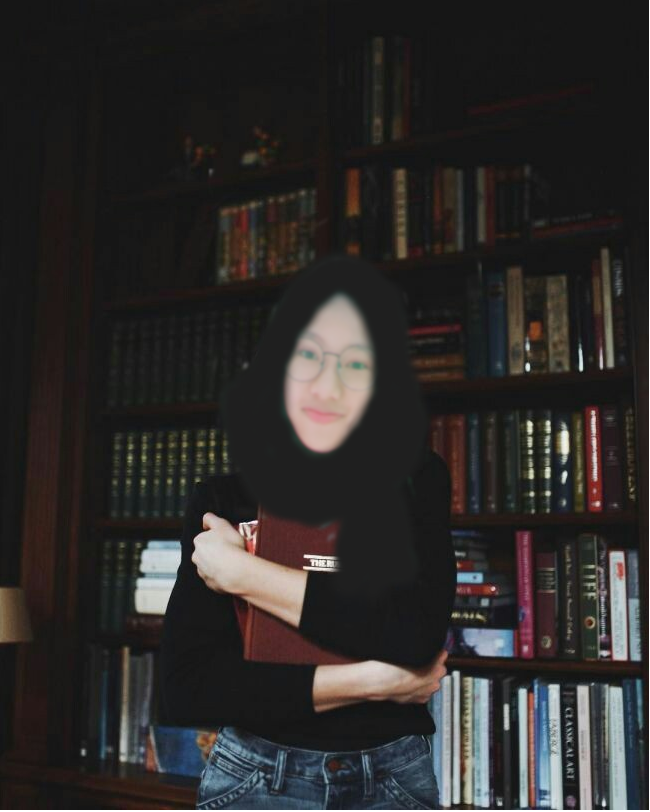
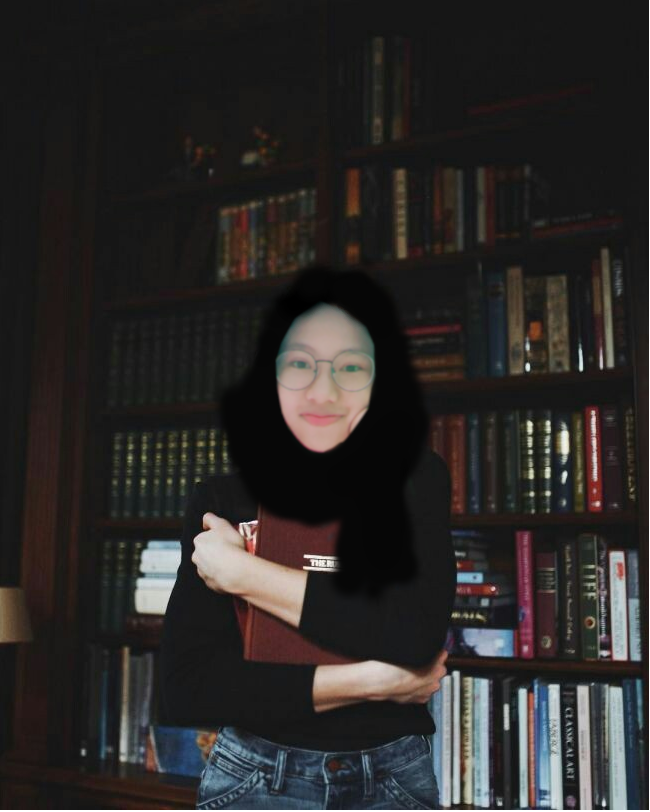
Layer changes from the first 650 × 812 image to the second:
painted on "2018-11-14 03.51.02 1.jpg copy" over (209, 169, 481, 646)
